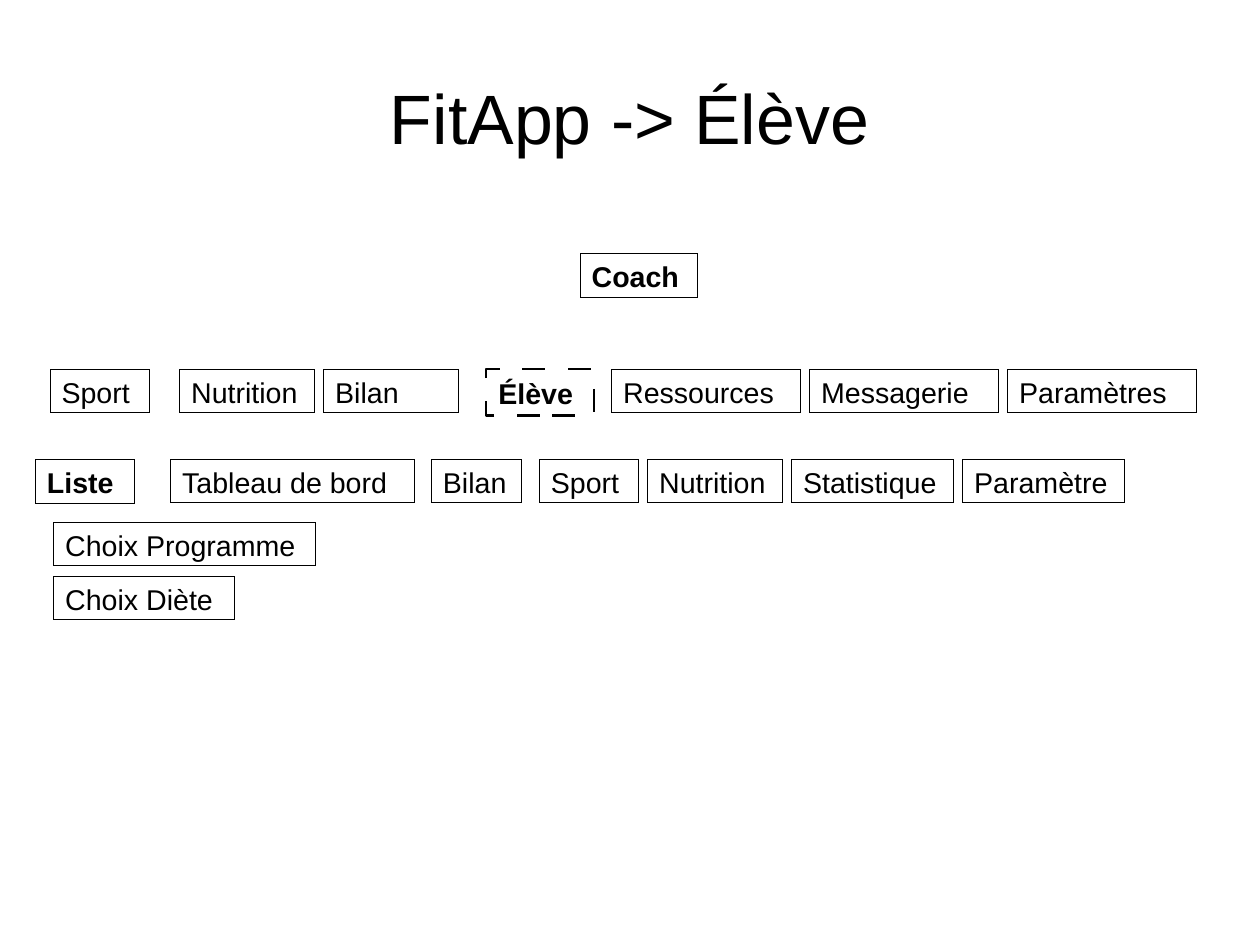
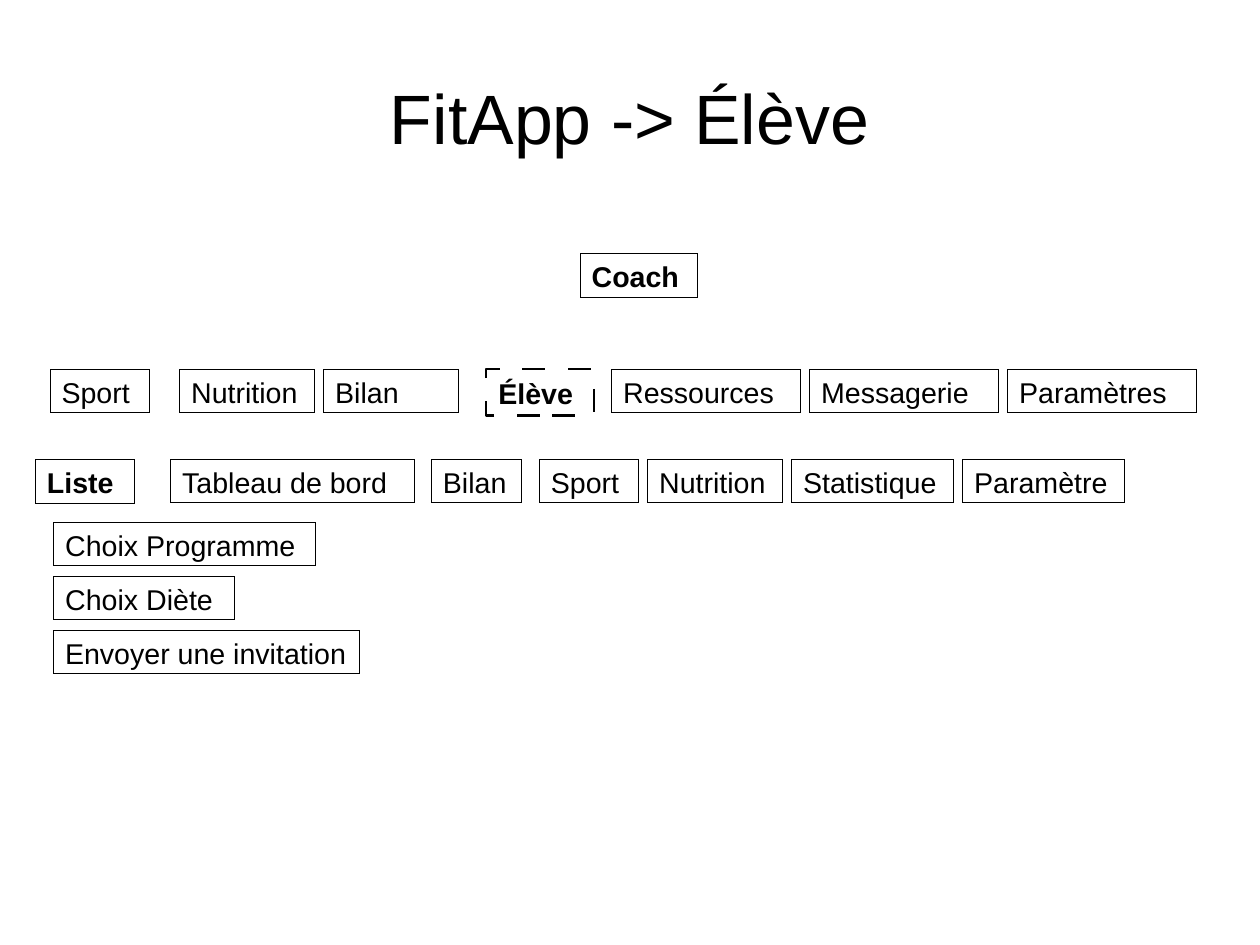
Before and after one commit to NicolasGavard/WebVysionSportV2, a slide deck: slide 3 of Documentations/FitApp - Elève v1.02.odp. Drawn at 1260x945 pixels with LibreOffice and Linux fonts; fonts in the diff are those of the drawing. Boxes give left, top, right and bottom in pixels: in the first picture for what was removed or moved away, otherwise in the second. Text is boxed around its words. In the diff, an @@ line names an element or a change of style, - is before the commit and + after.

```diff
--- a/Documentations/FitApp - Elève v1.02.odp
+++ b/Documentations/FitApp - Elève v1.02.odp
@@ rectangle added at bbox=[54, 630, 360, 673], outline #000000 0 pt, 18 pt, text #000000 @@
+Envoyer une invitation
```
Also in this commit, not shown: 2 other slides changed, 8 slides added, 3 slides removed.
